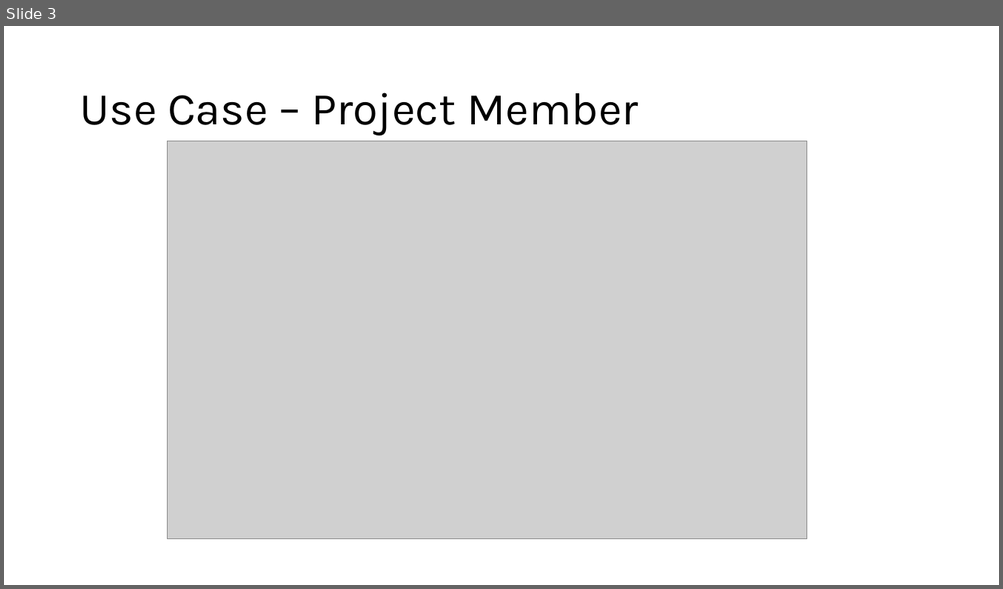
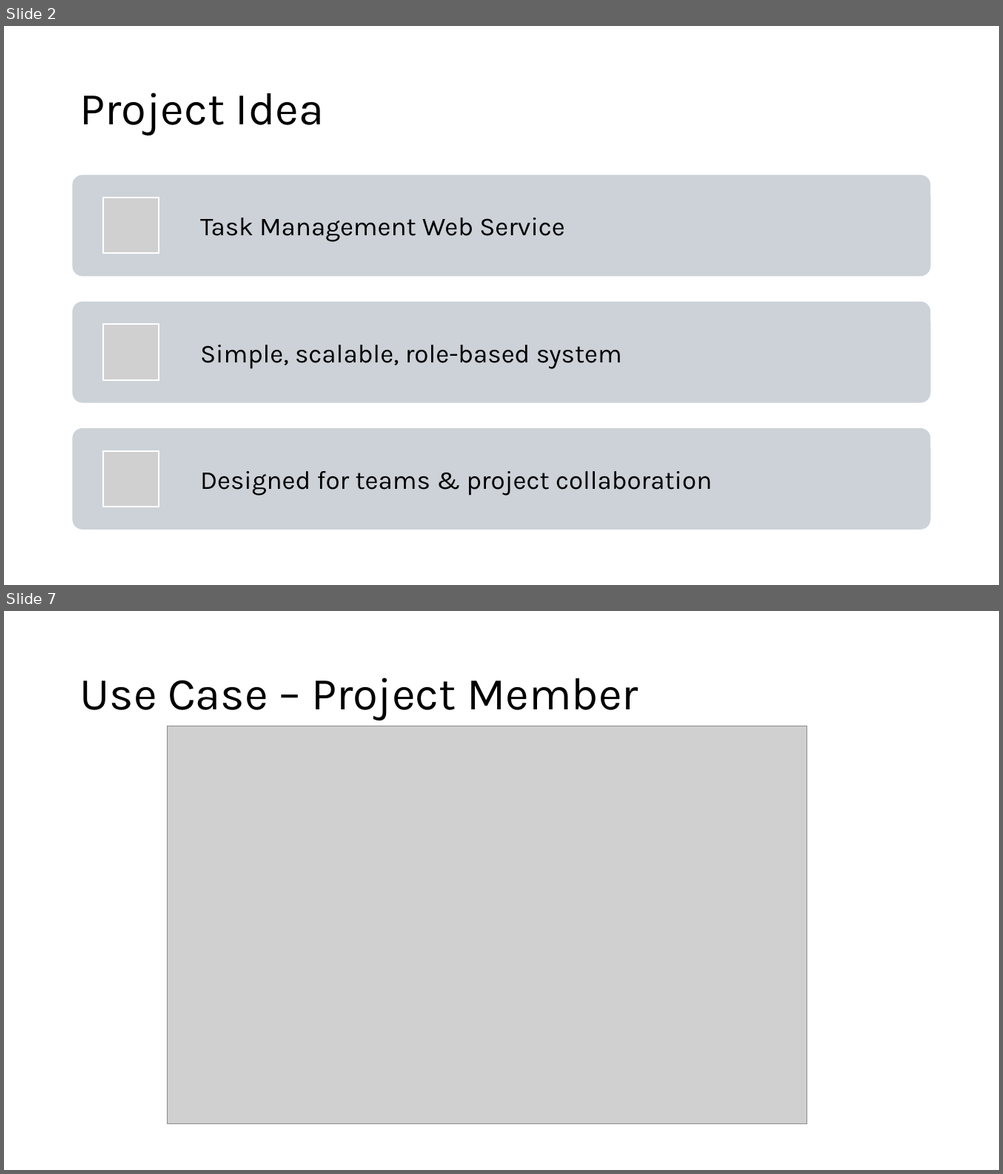
Before and after one commit to Avojvoda01/Mini-Jira---Web-Services-Project, a slide deck: Webservice – Mini Jira.pptx. Shown one above the other, each under a label of ours: slide 3 before the commit, slides 2 and 7 after it; the slides between them are not shown. The pictures are 1003x589 and 1003x1174 pixels, drawn with LibreOffice and Linux fonts; fonts in the diff are those of the drawing; grey boxes stand for pictures. Boxes give left, top, right and bottom in pixels: in the first picture for what was removed or moved away, otherwise in the second. Text is boxed around its words. In the diff, an @@ line names an element or a change of style, - is before the commit and + after.

```diff
--- a/Webservice – Mini Jira.pptx
+++ b/Webservice – Mini Jira.pptx
@@ slide 2 added at bbox=[4, 26, 999, 585], background #FFFFFF @@
@@ title added at bbox=[79, 93, 324, 136], 44 pt, text #000000 @@
+Project Idea
@@ group added at bbox=[73, 175, 930, 531]: 3 rounded rectangles, 3 pictures, 3 texts @@
+Task Management Web Service
+Simple, scalable, role-based system
+Designed for teams & project collaboration
@@ what was slide 3 is now slide 7 @@
```
Also in this commit, not shown: 8 slides changed, 3 other slides added, 1 slide removed, 1 other file.
